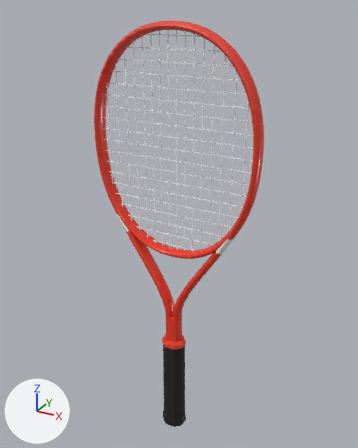
What one commit did to the glTF model assets/realistic/wilson-defyer-100.glb.
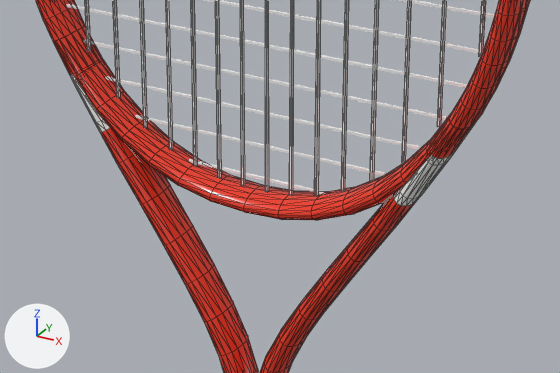
Each version appears first whole from a 50 mm camera at (0.345, -0.609, 0.703) aimed at (-0.002, 0.021, 0.388), and next in a close-up on the part from 27% to 74% of the width and 43% to 68% of the height. Lighting does not change. The marker at lower left points along +X, +Y and +Z. The first two pictures are the older version. The close-ups show mesh edges as thin lines. Where no turn or scale is listed for an object, it has been applied to the vertices. Vertices at exactly the same position are counted once.

Objects in the first close-up: 'frame', 'grommets', 'strings_crosses', 'strings_mains'.
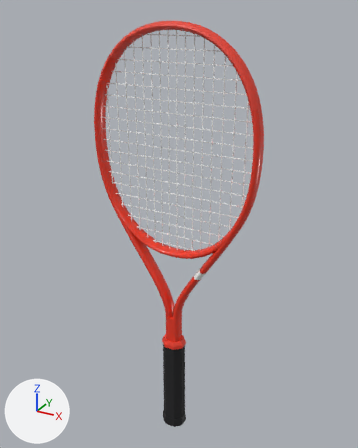
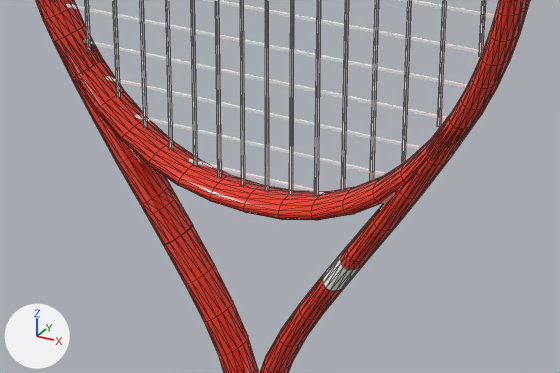
The change, as JSON lines over the scene's bpy script:
```json
{"block": "me_frame", "where": "me_frame.from_pydata(...)  # 1720 vertices, 3380 faces; spans x -0.135..0.135, y -0.012..0.012, z -0.254..0.254"}
{"block": "me_frame", "where": "# used by ob_frame; location = (0.0, 0.0, 0.4319)"}
{"block": "me_frame", "change": "me_frame part 1: 96 of 1720 vertices moved; they spanned x -0.101..-0.052, y -0.012..0.012, z -0.099..-0.031 and now span x -0.099..-0.04, y -0.012..0.012, z -0.118..-0.035; mean shift (0.013, 0.0, -0.02); largest move (-0.084, 0.0, -0.064) -> (-0.062, 0.0, -0.099)"}
{"block": "me_frame", "change": "me_frame part 2: 96 of 1720 vertices moved; they spanned x 0.052..0.101, y -0.012..0.012, z -0.099..-0.031 and now span x 0.04..0.099, y -0.012..0.012, z -0.118..-0.035; mean shift (-0.013, 0.0, -0.02); largest move (0.084, 0.0, -0.064) -> (0.062, 0.0, -0.099)"}
{"block": "me_frame", "change": "me_frame part 3: 192 faces centred in x -0.1..0.1, y -0.012..0.012, z -0.063..-0.032 are repainted in the vertex colours; the middle colour goes from white #f1f1ee to red #ee3b26"}
{"block": "me_frame", "change": "me_frame part 4: 32 faces centred in x 0.057..0.071, y -0.012..0.012, z -0.092..-0.08 are repainted in the vertex colours; the middle colour goes from red #ee3b26 to white #f1f1ee"}
```

Boxes (x1, y1, x2, y2) around the edits, measured in the close-ups (560 x 373 px; the box of a moved part takes in the faces that stretch with it):
```json
{"object": "frame", "change": "reshaped, recoloured", "before": [36, 0, 522, 373], "after": [36, 0, 522, 373]}
{"part": 1, "of": "me_frame", "change": "moved or reshaped", "before": [53, 25, 193, 246], "after": [53, 25, 193, 246]}
{"part": 2, "of": "me_frame", "change": "moved or reshaped", "before": [322, 116, 473, 291], "after": [322, 116, 473, 291]}
{"part": 3, "of": "me_frame", "change": "recoloured", "before": [70, 74, 454, 206], "after": [74, 81, 448, 209]}
{"part": 4, "of": "me_frame", "change": "recoloured", "before": [347, 211, 395, 262], "after": [323, 253, 362, 291]}
```
